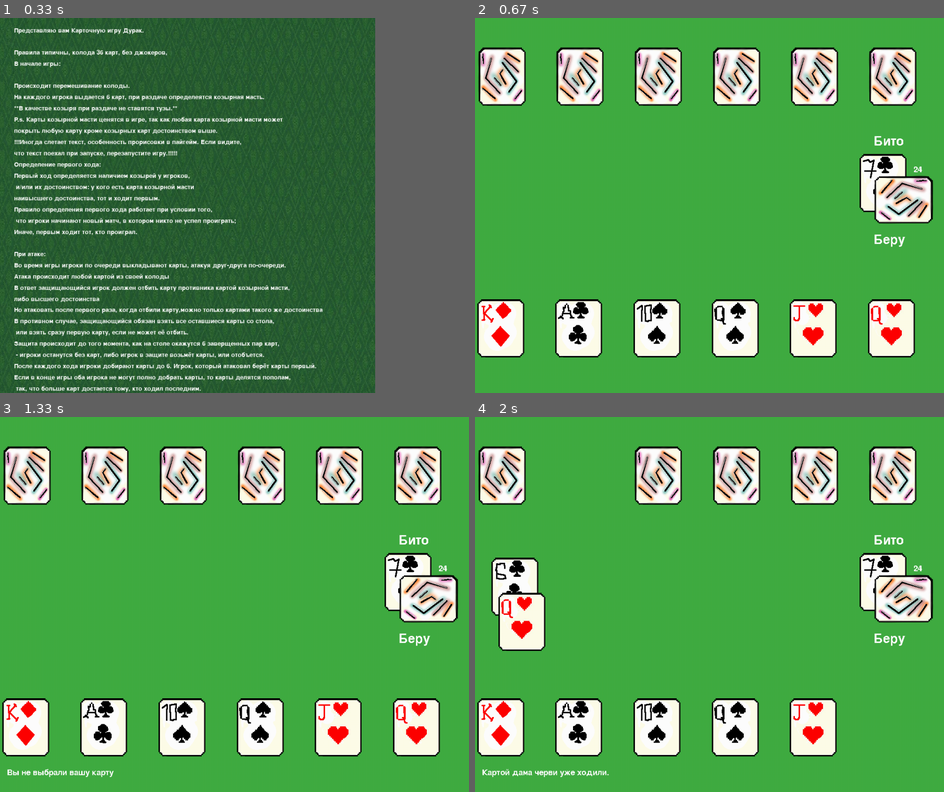
Above: before the commit, frames 1-4 (two rows, left to right).
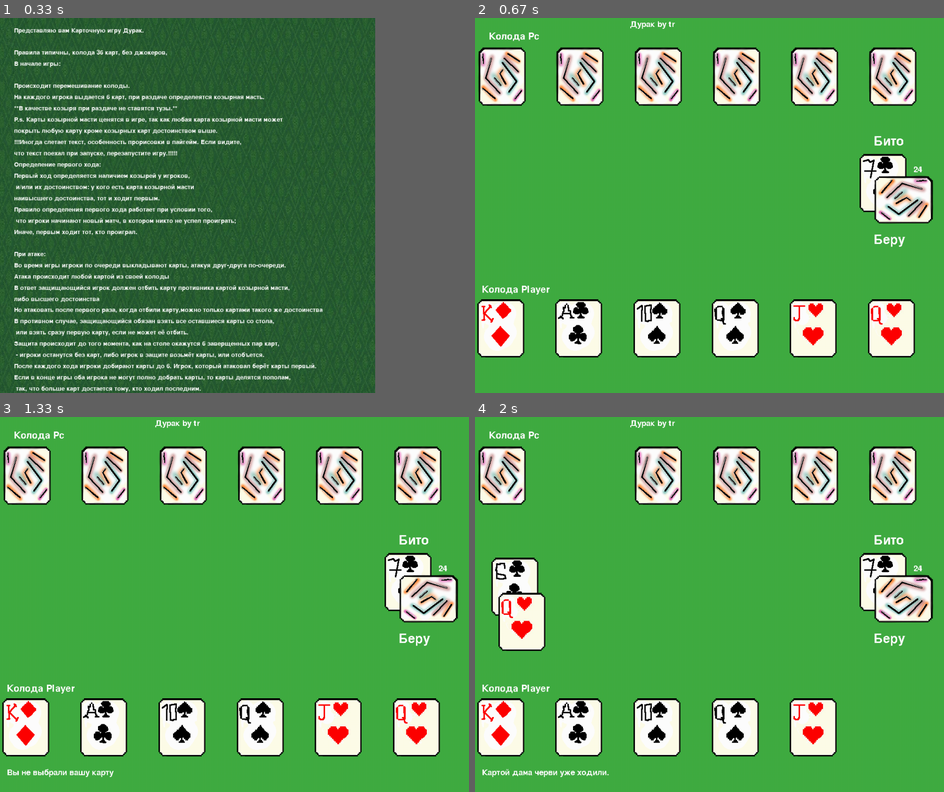
Above: after the commit, the same moments.

Repository: VoidChaser/Lyc
Game: pygame game, started from Pygame/project/fool.py
The game is run twice, just before and just after one commit, with the same random seed, the same clock (stepped at 60 frames per second) and the same inputs.
Inputs (mouse positions are in pixels of both pictures, inside the frame that each line leads up to):
- Up to frame 1 (0.33 s): no input
- Up to frame 2 (0.67 s): click (662, 205) at 0.38 s
- Up to frame 3 (1.33 s): click (23, 473) at 0.72 s
- Up to frame 4 (2 s): click (883, 735) at 1.55 s; click (540, 593) at 1.88 s

Frame 1 is identical in both runs. In frame 2, 0.3% of the frame differs, in the area x 1-43%, y 0-74%; in frame 3, 0.3%; in frame 4, 0.3%.

Commit message:
Кое чё еще поделал, но есть баги иной раз. Не знаю как их найти уже

Diff:
--- a/Pygame/project/fool.py
+++ b/Pygame/project/fool.py
@@ -474,7 +474,8 @@
         self.begin_round(first_hod=True)
         kozir_sprite = Bito_sprite(game.kozir, 820, 290)
         bito_sprite = Bito_sprite(bito_card_image, 850, 335)
-        interface_sprites.empty()
+        # interface_sprites.empty()
+        kozir_while_empty_value = Interface_Sprite(f'', 820, 355)
         kozir_while_empty_suit = Interface_Sprite(f'Козыри:', 820, 335)
         kozir_while_empty_value = Interface_Sprite(f'{self.kozir.suit}', 820, 355)
 
